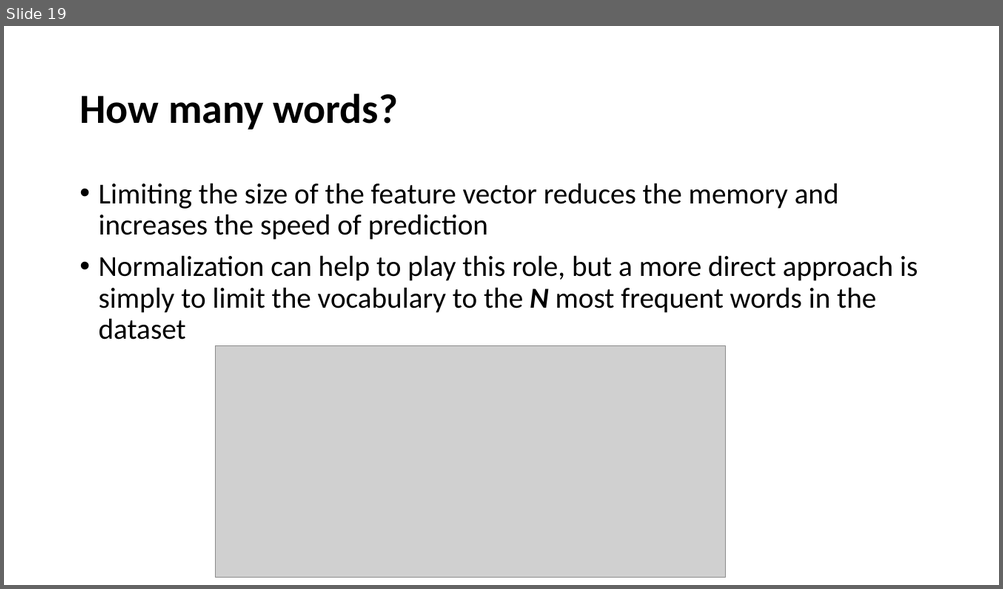
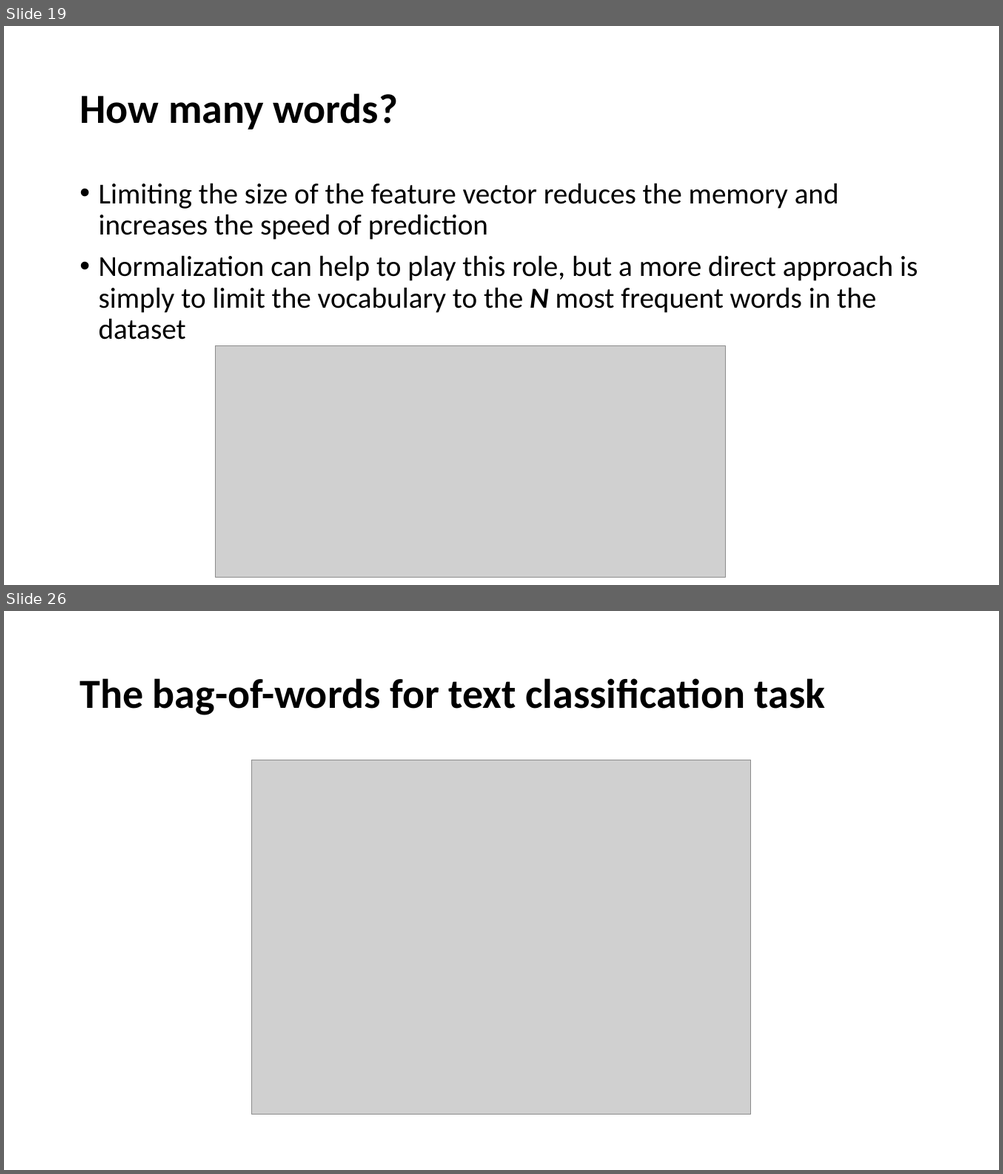
Before and after one commit to YeabinMoonEcon/BUS211, a slide deck: BUS243_NLP/lecture_notes/Lecture2.pptx. Shown one above the other, each under a label of ours: slide 19 before the commit, slides 19 and 26 after it; the slides between them are not shown. The pictures are 1003x589 and 1003x1174 pixels, drawn with LibreOffice and Linux fonts; fonts in the diff are those of the drawing; grey boxes stand for pictures. Boxes give left, top, right and bottom in pixels: in the first picture for what was removed or moved away, otherwise in the second. Text is boxed around its words. In the diff, an @@ line names an element or a change of style, - is before the commit and + after.

```diff
--- a/BUS243_NLP/lecture_notes/Lecture2.pptx
+++ b/BUS243_NLP/lecture_notes/Lecture2.pptx
@@ slide 26 added at (4, 611, 999, 1170), background #FFFFFF @@
@@ title added at (79, 678, 825, 715), 40 pt, text #000000, bold @@
+The bag-of-words for text classification task
@@ picture added at (252, 760, 751, 1116) @@
```
Also in this commit, not shown: 2 slides changed, 10 other slides added, 2 slides removed, 3 other files.
